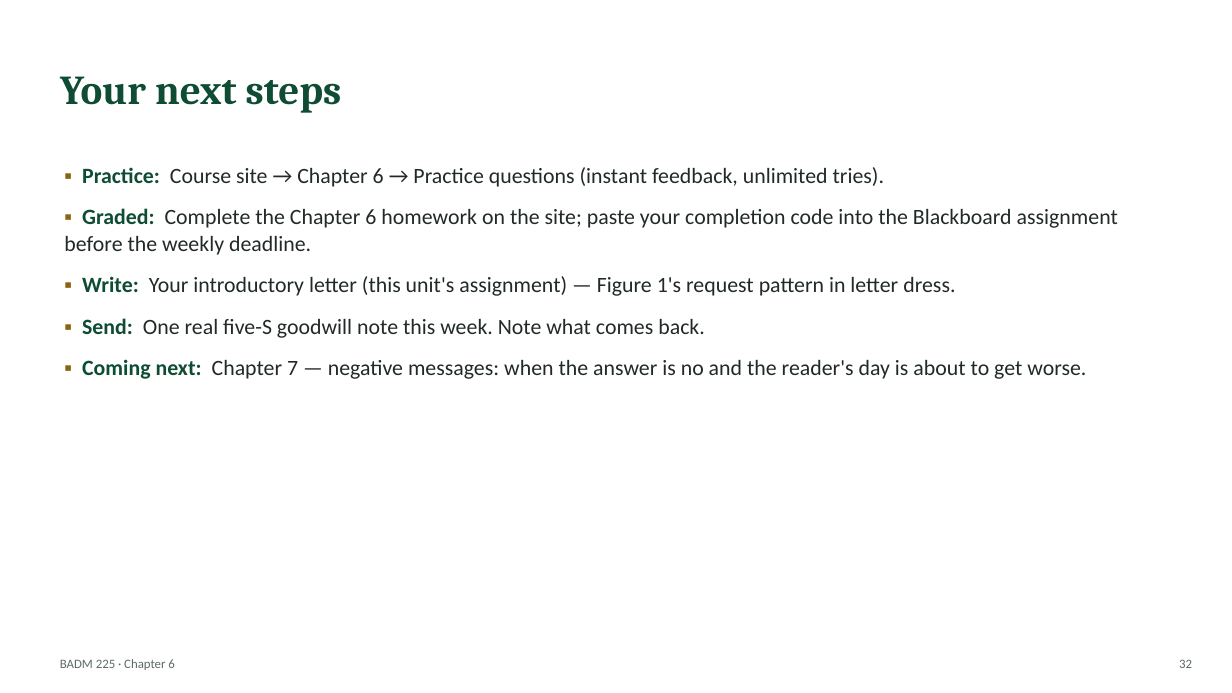
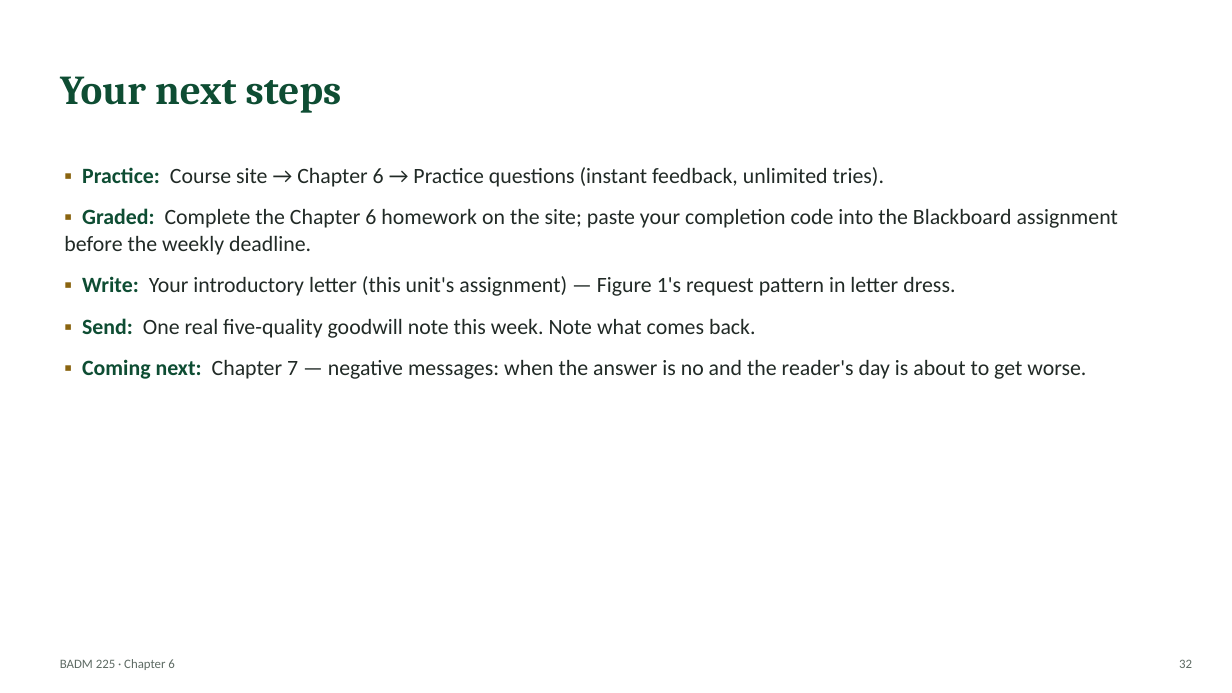
Before and after one commit to dbussan/badm-225, a slide deck: slide 32 of slides/ch06-positive-and-neutral-messages.pptx. Drawn at 1232x693 pixels with LibreOffice and Linux fonts; fonts in the diff are those of the drawing. Boxes give left, top, right and bottom in pixels: in the first picture for what was removed or moved away, otherwise in the second. Text is boxed around its words. In the diff, an @@ line names an element or a change of style, - is before the commit and + after.

```diff
--- a/slides/ch06-positive-and-neutral-messages.pptx
+++ b/slides/ch06-positive-and-neutral-messages.pptx
@@ text at (82, 318, 756, 338): text changed @@
-▪ Send: One real five-S goodwill note this week. Note what comes back.
+▪ Send: One real five-quality goodwill note this week. Note what comes back.
```
Also in this commit, not shown: 5 other slides changed, 44 other files.
